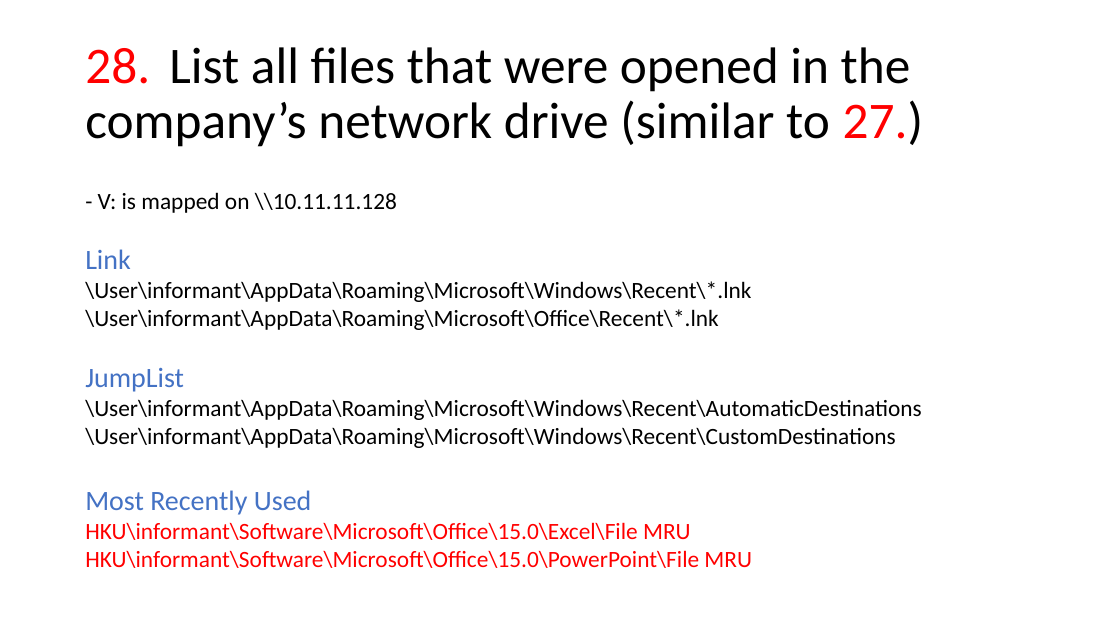
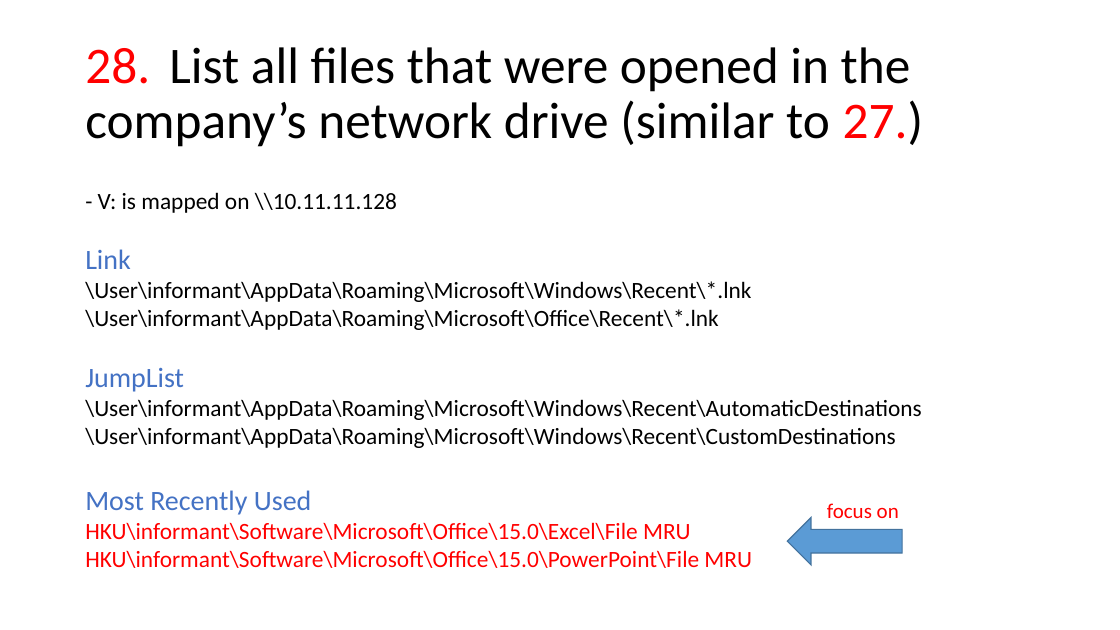
Before and after one commit to frankwxu/digital-forensics-lab, a slide deck: slide 16 of NIST_Data_Leakage_Case/NIST_Data_Leakage_07_NetworkDrive_Cloud.pptx (slide 13 before the commit). Drawn at 1120x630 pixels with LibreOffice and Linux fonts; fonts in the diff are those of the drawing; background and template pictures are left out. Boxes give left, top, right and bottom in pixels: in the first picture for what was removed or moved away, otherwise in the second. Text is boxed around its words. In the diff, an @@ line names an element or a change of style, - is before the commit and + after.

```diff
--- a/NIST_Data_Leakage_Case/NIST_Data_Leakage_07_NetworkDrive_Cloud.pptx
+++ b/NIST_Data_Leakage_Case/NIST_Data_Leakage_07_NetworkDrive_Cloud.pptx
@@ text added at (827,503,899,518), 18 pt, text #FF0000 @@
+focus on
@@ right arrow added at (787,518,902,565), fill #5B9BD5, outline #43739E 1 pt @@
```
Also in this commit, not shown: 4 other slides changed, 3 slides added, 1 other file.
